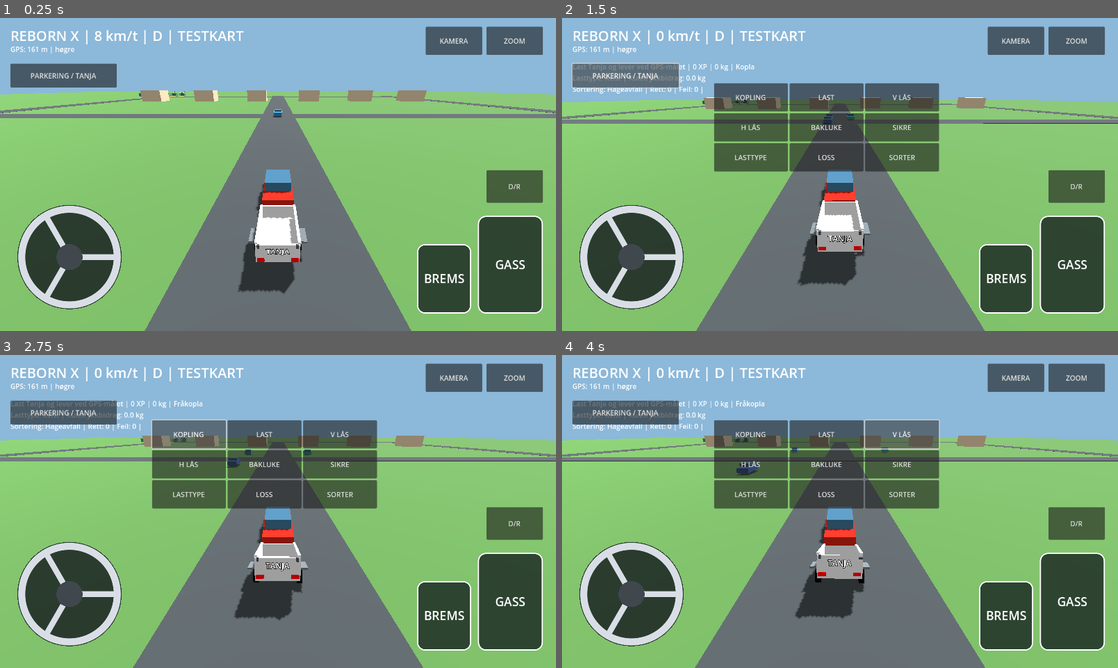
Above: before the commit, frames 1-4 (two rows, left to right).
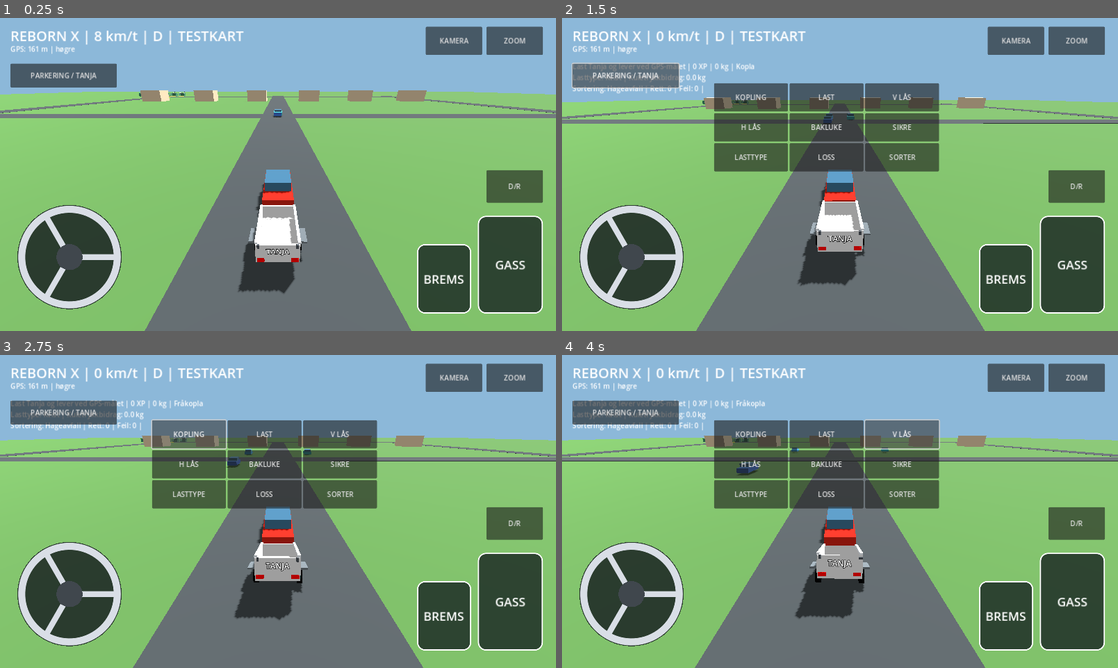
Above: after the commit, the same moments.

Repository: tibraxTIMB/GtanjA
Game: Godot game, scene res://main.tscn
Two runs of this game, one before a commit and one after it. Both use one fixed random seed, a clock stepped at 60 frames per second and the inputs below.
Inputs (mouse positions are in pixels of both pictures, inside the frame that each line leads up to):
- Up to frame 1 (0.25 s): no input
- Up to frame 2 (1.5 s): move the mouse to (962, 158) at 0.52 s; hold Right (ui_right) 0.53-1.25 s; click (962, 158) at 0.67 s; click "PARKERING / TANJA" at 1.25 s
- Up to frame 3 (2.75 s): click "KOPLING" at 2 s
- Up to frame 4 (4 s): click "LAST" at 2.75 s; click "V LÅS" at 3.5 s

The runs differ from the first frame. In frame 1, 0.8% of the frame differs, in the area x 2-95%, y 3-85%; in frame 2, 1.4%; in frame 3, 1.5%; in frame 4, 1.5%, in the area x 1-95%, y 3-85%.

Commit message:
Scale driving HUD to mobile landscape viewport

Diff:
--- a/reborn-x/project.godot
+++ b/reborn-x/project.godot
@@ -6,6 +6,9 @@
 window/size/viewport_width=1280
 window/size/viewport_height=720
 window/handheld/orientation=0
+window/stretch/mode="canvas_items"
+window/stretch/aspect="keep"
 [rendering]
+textures/vram_compression/import_etc2_astc=true
 renderer/rendering_method="gl_compatibility"
 renderer/rendering_method.mobile="gl_compatibility"
